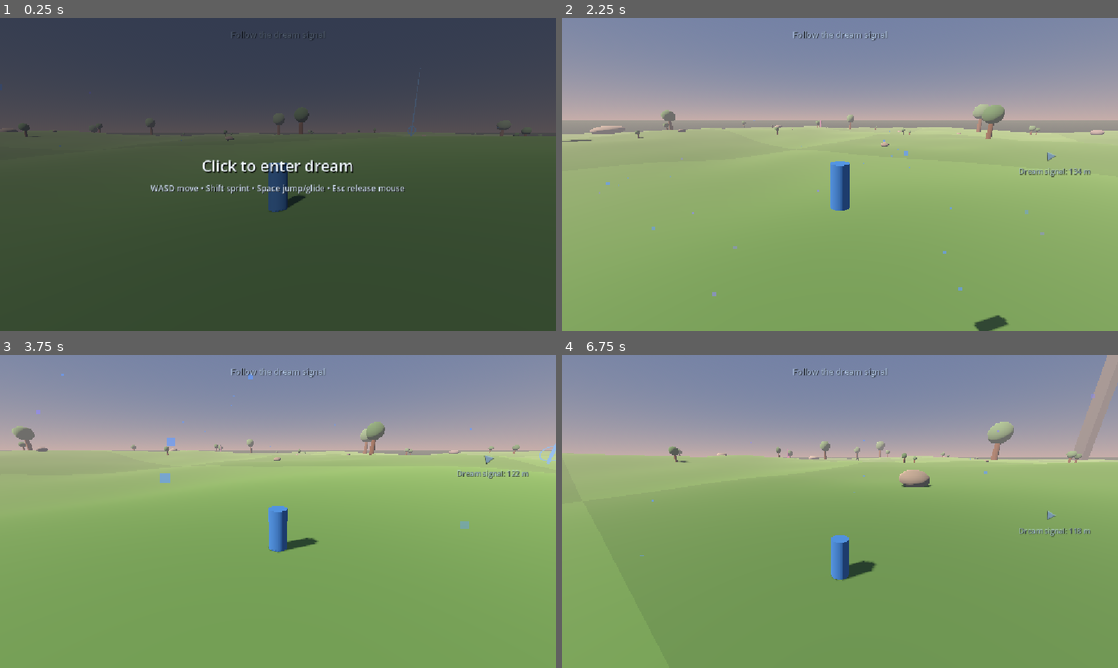
Above: before the commit, frames 1-4 (two rows, left to right).
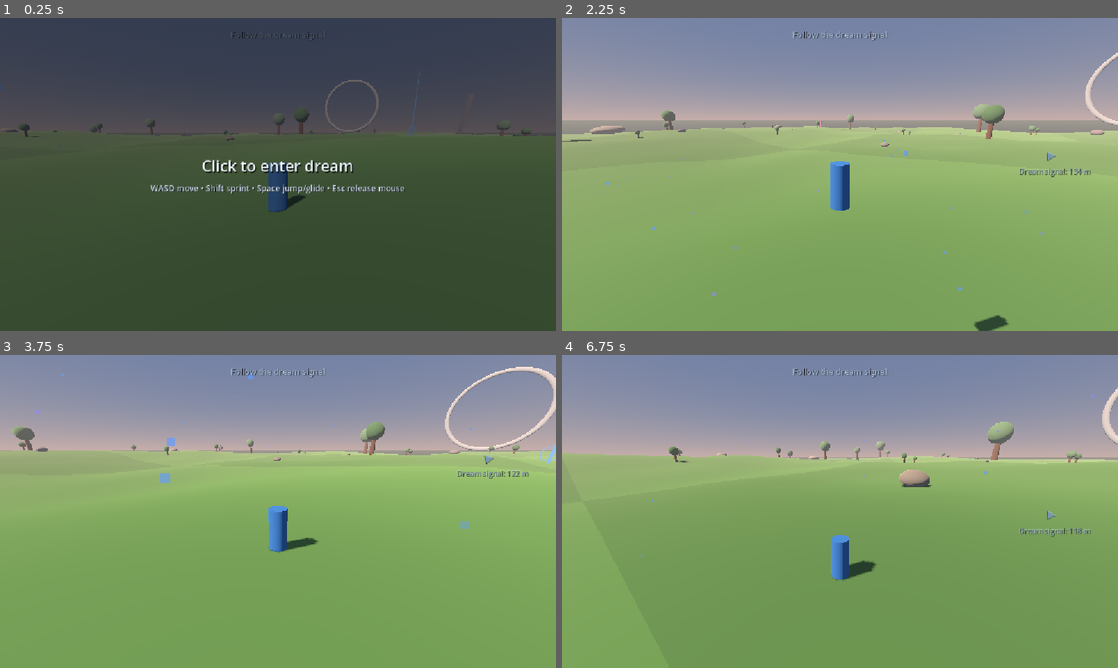
Above: after the commit, the same moments.

Repository: nimanimanima-rgb/DreamRunner
Game: Godot game, scene res://scenes/Game.tscn
The game is run twice, just before and just after one commit, with the same random seed, the same clock (stepped at 60 frames per second) and the same inputs.
Inputs (mouse positions are in pixels of both pictures, inside the frame that each line leads up to):
- Up to frame 1 (0.25 s): no input
- Up to frame 2 (2.25 s): tap Enter at 0.5 s; move the mouse to (962, 158) at 0.52 s; hold D (move_right) 0.53-1.28 s; hold Shift (sprint) 0.53-1.28 s; click (962, 158) at 0.67 s; tap Space (jump) at 0.77, 1.52 s; move the mouse to (812, 174) at 1.27 s; hold W (move_forward) from 1.28 s (still down); tap Shift (sprint) at 1.35 s; move the mouse to (851, 168) at 2.02 s; hold Shift (sprint) from 2.03 s (still down)
- Up to frame 3 (3.75 s): keep holding W (move_forward); move the mouse to (272, 517) at 2.77 s; release Shift (sprint) at 2.78 s; tap Shift (sprint) at 2.85 s; click (272, 517) at 2.92 s; tap Space (jump) at 3.02 s; move the mouse to (316, 514) at 3.52 s; hold Shift (sprint) from 3.53 s (still down)
- Up to frame 4 (6.75 s): tap Space (jump) at 3.77, 4.52, 6.02 s; move the mouse to (795, 508) at 4.27 s; release Shift (sprint) at 4.28 s; tap Shift (sprint) at 4.35, 5.85 s; move the mouse to (845, 511) at 5.02 s; hold Shift (sprint) 5.03-5.78 s; click (845, 511) at 5.17 s; move the mouse to (817, 505) at 5.77 s; release W (move_forward) at 5.78 s; hold D (move_right) 5.78-6.53 s; move the mouse to (867, 511) at 6.52 s; hold W (move_forward) from 6.53 s (still down); hold Shift (sprint) from 6.53 s (still down)

The runs differ from the first frame. In frame 1, 0.2% of the frame differs, in the area x 58-69%, y 19-37%; in frame 2, 0.3%; in frame 3, 0.7%; in frame 4, 0.8%, in the area x 91-100%, y 0-34%.

Commit message:
Improve distant landmark visibility

Diff:
--- a/scripts/debug_hud.gd
+++ b/scripts/debug_hud.gd
@@ -39,11 +39,13 @@
 		var chunk_count = terrain_manager.call("get_active_chunk_count")
 		var prop_count = terrain_manager.call("get_active_prop_count")
 		var giant_landmark_count = terrain_manager.call("get_active_giant_landmark_count")
+		var far_landmark_count = terrain_manager.call("get_far_landmark_proxy_count")
 		terrain_text = (
 			"\nChunk: (%d, %d)\n" % [chunk_coordinate.x, chunk_coordinate.y]
 			+ "Active chunks: %d\n" % chunk_count
 			+ "Active props: %d\n" % prop_count
-			+ "Giant forms: %d" % giant_landmark_count
+			+ "Giant forms: %d\n" % giant_landmark_count
+			+ "Far silhouettes: %d" % far_landmark_count
 		)
 		if atmosphere != null:
 			terrain_text += "\nDream motes: %d" % atmosphere.call("get_active_mote_count")
--- a/scripts/dream_atmosphere.gd
+++ b/scripts/dream_atmosphere.gd
@@ -160,7 +160,7 @@
 			"Pale Dawn",
 			Color(0.24, 0.42, 0.66), Color(0.84, 0.72, 0.69),
 			Color(0.16, 0.2, 0.23), Color(0.62, 0.61, 0.55),
-			Color(0.76, 0.71, 0.72), 0.0018,
+			Color(0.76, 0.71, 0.72), 0.0012,
 			Color(0.66, 0.72, 0.82), 0.55,
 			Color(1.0, 0.82, 0.68), 1.15,
 			Color(0.62, 0.78, 1.0), 1.25
@@ -169,7 +169,7 @@
 			"Cold Overcast",
 			Color(0.16, 0.21, 0.28), Color(0.5, 0.53, 0.56),
 			Color(0.13, 0.16, 0.18), Color(0.4, 0.43, 0.43),
-			Color(0.5, 0.53, 0.56), 0.003,
+			Color(0.5, 0.53, 0.56), 0.0018,
 			Color(0.5, 0.56, 0.62), 0.48,
 			Color(0.72, 0.78, 0.84), 0.8,
 			Color(0.58, 0.68, 0.78), 0.75
@@ -178,7 +178,7 @@
 			"Golden Dissolve",
 			Color(0.29, 0.39, 0.53), Color(0.88, 0.67, 0.49),
 			Color(0.19, 0.18, 0.17), Color(0.57, 0.49, 0.4),
-			Color(0.78, 0.63, 0.5), 0.0021,
+			Color(0.78, 0.63, 0.5), 0.0014,
 			Color(0.74, 0.67, 0.58), 0.62,
 			Color(1.0, 0.73, 0.46), 1.25,
 			Color(0.9, 0.74, 0.49), 1.3
@@ -187,7 +187,7 @@
 			"Blue Liminal Night",
 			Color(0.035, 0.055, 0.11), Color(0.16, 0.2, 0.29),
 			Color(0.025, 0.035, 0.06), Color(0.11, 0.14, 0.2),
-			Color(0.12, 0.16, 0.24), 0.0026,
+			Color(0.12, 0.16, 0.24), 0.0017,
 			Color(0.18, 0.24, 0.36), 0.38,
 			Color(0.38, 0.5, 0.72), 0.55,
 			Color(0.5, 0.68, 1.0), 0.95
@@ -196,7 +196,7 @@
 			"Dust Haze Afternoon",
 			Color(0.42, 0.46, 0.49), Color(0.77, 0.65, 0.54),
 			Color(0.25, 0.23, 0.21), Color(0.53, 0.47, 0.4),
-			Color(0.68, 0.59, 0.5), 0.0032,
+			Color(0.68, 0.59, 0.5), 0.002,
 			Color(0.69, 0.63, 0.56), 0.58,
 			Color(0.92, 0.76, 0.58), 1.0,
 			Color(0.78, 0.68, 0.58), 0.65
--- a/scripts/terrain_chunk_manager.gd
+++ b/scripts/terrain_chunk_manager.gd
@@ -28,6 +28,7 @@
 @export var giant_prop_clearance: float = 60.0
 @export var guarantee_nearby_test_ring: bool = true
 @export var guaranteed_ring_chunk: Vector2i = Vector2i(2, 0)
+@export_range(3, 10, 1) var far_landmark_radius: int = 6
 
 @export_group("Tree Scale Tuning")
 @export_range(3.0, 15.0, 0.5) var min_tree_height: float = 5.0
@@ -56,6 +57,7 @@
 @onready var player: CharacterBody3D = get_node(player_path)
 
 var active_chunks: Dictionary = {}
+var far_landmark_proxies: Dictionary = {}
 var current_chunk := Vector2i.ZERO
 
 var terrain_noise: FastNoiseLite
@@ -261,6 +263,8 @@
 		if not needed_chunks.has(coordinate):
 			remove_chunk(coordinate)
 
+	update_far_landmark_proxies()
+
 
 func create_chunk(coordinate: Vector2i) -> void:
 	var chunk := StaticBody3D.new()
@@ -361,14 +365,16 @@
 
 	if is_giant_landmark_chunk(coordinate):
 		var force_placement: bool = is_guaranteed_ring_chunk(coordinate)
+		var giant_random: RandomNumberGenerator = create_giant_instance_random(coordinate)
+		var no_reserved_positions: Array[Vector2] = []
 		var giant_position: Vector3 = get_giant_landmark_position(
-			random,
+			giant_random,
 			coordinate,
-			placed_positions,
+			no_reserved_positions,
 			force_placement
 		)
 		if giant_position != Vector3.INF:
-			create_giant_landmark(chunk, giant_position, random, coordinate)
+			create_giant_landmark(chunk, giant_position, giant_random, coordinate)
 			prop_count += 1
 			giant_count = 1
 
@@ -382,6 +388,12 @@
 	return mixed_seed & 0x7fffffff
 
 
+func create_giant_instance_random(coordinate: Vector2i) -> RandomNumberGenerator:
+	var giant_random := RandomNumberGenerator.new()
+	giant_random.seed = get_chunk_prop_seed(coordinate) ^ 0x6D2B79
+	return giant_random
+
+
 func is_giant_landmark_chunk(coordinate: Vector2i) -> bool:
 	if is_guaranteed_ring_chunk(coordinate):
 		return true
@@ -404,6 +416,53 @@
 
 func is_guaranteed_ring_chunk(coordinate: Vector2i) -> bool:
 	return guarantee_nearby_test_ring and coordinate == guaranteed_ring_chunk
+
+
+func update_far_landmark_proxies() -> void:
+	var needed_proxies: Dictionary = {}
+	for x in range(current_chunk.x - far_landmark_radius, current_chunk.x + far_landmark_radius + 1):
+		for z in range(current_chunk.y - far_landmark_radius, current_chunk.y + far_landmark_radius + 1):
+			var coordinate := Vector2i(x, z)
+			if is_coordinate_in_active_radius(coordinate):
+				continue
+			if not is_giant_landmark_chunk(coordinate):
+				continue
+			needed_proxies[coordinate] = true
+			if not far_landmark_proxies.has(coordinate):
+				create_far_landmark_proxy(coordinate)
+
+	for coordinate in far_landmark_proxies.keys():
+		if not needed_proxies.has(coordinate):
+			var proxy: Node3D = far_landmark_proxies[coordinate]
+			far_landmark_proxies.erase(coordinate)
+			proxy.queue_free()
+
+
+func is_coordinate_in_active_radius(coordinate: Vector2i) -> bool:
+	return (
+		absi(coordinate.x - current_chunk.x) <= active_radius
+		and absi(coordinate.y - current_chunk.y) <= active_radius
+	)
+
+
+func create_far_landmark_proxy(coordinate: Vector2i) -> void:
+	var giant_random: RandomNumberGenerator = create_giant_instance_random(coordinate)
+	var no_reserved_positions: Array[Vector2] = []
+	var giant_position: Vector3 = get_giant_landmark_position(
+		giant_random,
+		coordinate,
+		no_reserved_positions,
+		is_guaranteed_ring_chunk(coordinate)
+	)
+	if giant_position == Vector3.INF:
+		return
+
+	var proxy := Node3D.new()
+	proxy.name = "FarLandmark_%d_%d" % [coordinate.x, coordinate.y]
+	proxy.position = Vector3(coordinate.x * chunk_size, 0.0, coordinate.y * chunk_size)
+	add_child(proxy)
+	create_giant_landmark(proxy, giant_position, giant_random, coordinate, false)
+	far_landmark_proxies[coordinate] = proxy
 
 
 func get_giant_landmark_position(
@@ -575,10 +634,11 @@
 
 
 func create_giant_landmark(
-	chunk: StaticBody3D,
+	chunk: Node3D,
 	base_position: Vector3,
 	random: RandomNumberGenerator,
-	coordinate: Vector2i
+	coordinate: Vector2i,
+	add_collision: bool = true
 ) -> void:
 	var form_type: int
 	if is_guaranteed_ring_chunk(coordinate):
@@ -589,19 +649,20 @@
 		form_type = random.randi_range(1, 3)
 	match form_type:
 		0:
-			create_solitary_giant_tree(chunk, base_position, random)
+			create_solitary_giant_tree(chunk, base_position, random, add_collision)
 		1:
-			create_pale_stone_pillar(chunk, base_position, random)
+			create_pale_stone_pillar(chunk, base_position, random, add_collision)
 		2:
-			create_tilted_monolith(chunk, base_position, random)
+			create_tilted_monolith(chunk, base_position, random, add_collision)
 		_:
 			create_horizon_ring(chunk, base_position, random)
 
 
 func create_solitary_giant_tree(
-	chunk: StaticBody3D,
+	chunk: Node3D,
 	base_position: Vector3,
-	random: RandomNumberGenerator
+	random: RandomNumberGenerator,
+	add_collision: bool = true
 ) -> void:
 	var target_height: float = get_revelation_tree_height(random)
 	var base_giant_tree_height: float = 88.0
@@ -639,18 +700,18 @@
 		random
 	))
 	chunk.add_child(giant_tree)
-	animated_foliage.append({
-		"node": main_canopy,
-		"phase": random.randf_range(0.0, TAU),
-		"strength": 0.012,
-	})
-
-	var collision := CollisionShape3D.new()
-	collision.name = "GiantTreeCollision"
-	collision.position = base_position + Vector3.UP * 31.0 * giant_tree_scale
-	collision.shape = giant_trunk_shape
-	collision.scale = Vector3.ONE * giant_tree_scale
-	chunk.add_child(collision)
+	if add_collision:
+		animated_foliage.append({
+			"node": main_canopy,
+			"phase": random.randf_range(0.0, TAU),
+			"strength": 0.012,
+		})
+		var collision := CollisionShape3D.new()
+		collision.name = "GiantTreeCollision"
+		collision.position = base_position + Vector3.UP * 31.0 * giant_tree_scale
+		collision.shape = giant_trunk_shape
+		collision.scale = Vector3.ONE * giant_tree_scale
+		chunk.add_child(collision)
 
 
 func get_revelation_tree_height(random: RandomNumberGenerator) -> float:
@@ -681,9 +742,10 @@
 
 
 func create_pale_stone_pillar(
-	chunk: StaticBody3D,
+	chunk: Node3D,
 	base_position: Vector3,
-	random: RandomNumberGenerator
+	random: RandomNumberGenerator,
+	add_collision: bool = true
 ) -> void:
 	var target_height: float = random.randf_range(min_pillar_height, max_pillar_height)
 	var height_scale: float = target_height / 120.0
@@ -699,23 +761,25 @@
 	pillar.material_override = pale_stone_material
 	chunk.add_child(pillar)
 
-	var collision := CollisionShape3D.new()
-	collision.name = "PalePillarCollision"
-	collision.position = base_position + Vector3.UP * 10.0
-	collision.rotation.y = pillar.rotation.y
-	collision.shape = giant_pillar_shape
-	collision.scale = Vector3(
-		minf(width_scale, 1.0),
-		1.0,
-		minf(depth_scale, 1.0)
-	)
-	chunk.add_child(collision)
+	if add_collision:
+		var collision := CollisionShape3D.new()
+		collision.name = "PalePillarCollision"
+		collision.position = base_position + Vector3.UP * 10.0
+		collision.rotation.y = pillar.rotation.y
+		collision.shape = giant_pillar_shape
+		collision.scale = Vector3(
+			minf(width_scale, 1.0),
+			1.0,
+			minf(depth_scale, 1.0)
+		)
+		chunk.add_child(collision)
 
 
 func create_tilted_monolith(
-	chunk: StaticBody3D,
+	chunk: Node3D,
 	base_position: Vector3,
-	random: RandomNumberGenerator
+	random: RandomNumberGenerator,
+	add_collision: bool = true
 ) -> void:
 	var target_height: float = random.randf_range(min_monolith_height, max_monolith_height)
 	var height_scale: float = target_height / 90.0
@@ -731,21 +795,22 @@
 	monolith.material_override = dark_stone_material
 	chunk.add_child(monolith)
 
-	var collision := CollisionShape3D.new()
-	collision.name = "TiltedMonolithCollision"
-	collision.position = base_position + Vector3.UP * 10.0
-	collision.rotation.y = monolith.rotation.y
-	collision.shape = giant_monolith_shape
-	collision.scale = Vector3(
-		minf(width_scale, 1.0),
-		1.0,
-		minf(depth_scale, 1.0)
-	)
-	chunk.add_child(collision)
+	if add_collision:
+		var collision := CollisionShape3D.new()
+		collision.name = "TiltedMonolithCollision"
+		collision.position = base_position + Vector3.UP * 10.0
+		collision.rotation.y = monolith.rotation.y
+		collision.shape = giant_monolith_shape
+		collision.scale = Vector3(
+			minf(width_scale, 1.0),
+			1.0,
+			minf(depth_scale, 1.0)
+		)
+		chunk.add_child(collision)
 
 
 func create_horizon_ring(
-	chunk: StaticBody3D,
+	chunk: Node3D,
 	base_position: Vector3,
 	_random: RandomNumberGenerator
 ) -> void:
@@ -1061,3 +1126,7 @@
 
 func get_active_giant_landmark_count() -> int:
 	return active_giant_landmark_count
+
+
+func get_far_landmark_proxy_count() -> int:
+	return far_landmark_proxies.size()
Not shown, changed: CURRENT_STATE.md
Not shown, changed: ROADMAP.md
